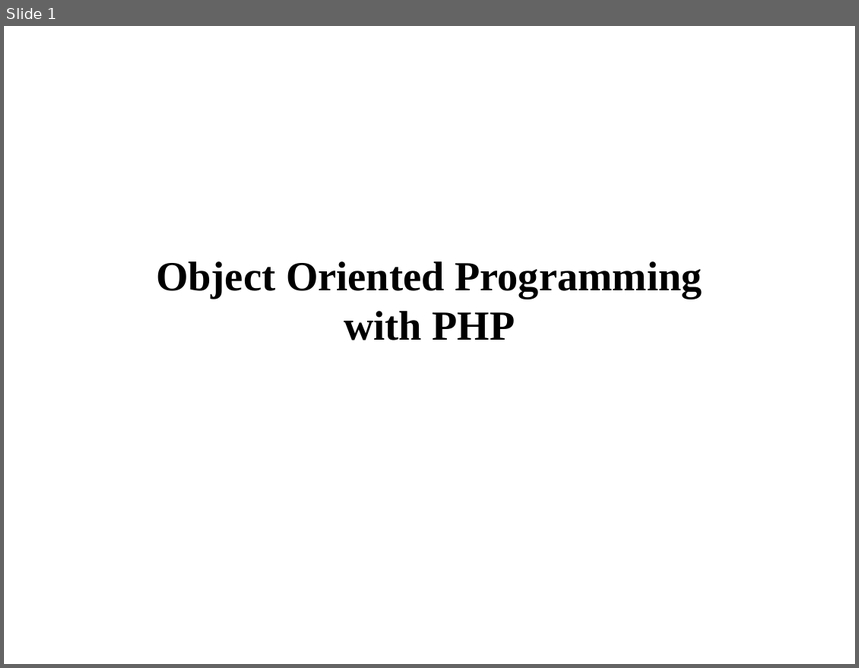
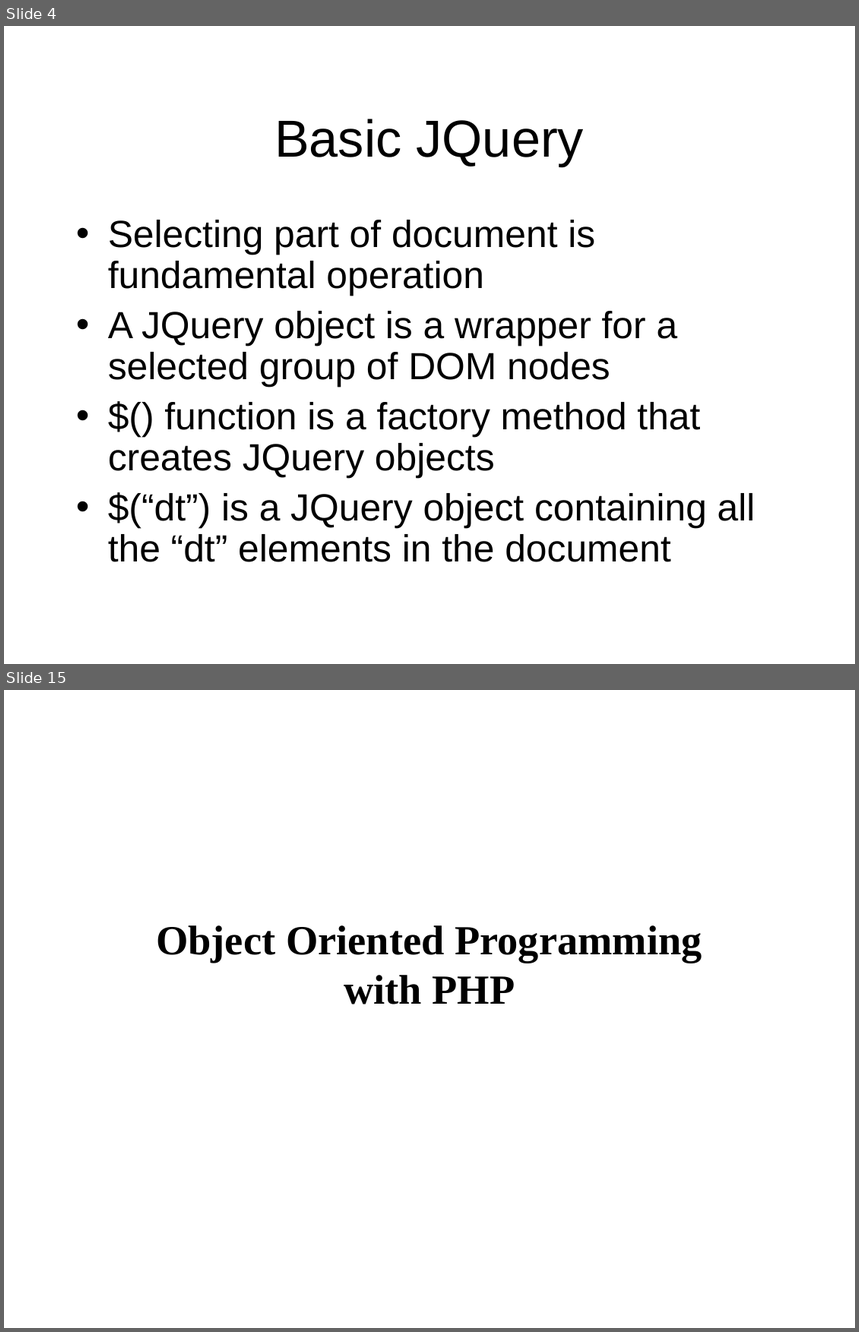
Before and after one commit to venerguevarra/php-workshop, a slide deck: presentation-deck/php.ppt. Shown one above the other, each under a label of ours: slide 1 before the commit, slides 4 and 15 after it; the slides between them are not shown. The pictures are 859x668 and 859x1332 pixels, drawn with LibreOffice and Linux fonts; fonts in the diff are those of the drawing. Boxes give left, top, right and bottom in pixels: in the first picture for what was removed or moved away, otherwise in the second. Text is boxed around its words. In the diff, an @@ line names an element or a change of style, - is before the commit and + after.

```diff
--- a/presentation-deck/php.ppt
+++ b/presentation-deck/php.ppt
@@ slide 4 added at <box>4,26,855,664</box>, background #FFFFFF @@
@@ text added at <box>275,119,584,166</box>, 44 pt, text #000000 @@
+Basic JQuery
@@ text added at <box>108,220,756,563</box>, 32 pt, text #000000 @@
+• Selecting part of document is fundamental operation
+• A JQuery object is a wrapper for a selected group of DOM nodes
+• $() function is a factory method that creates JQuery objects
+• $(“dt”) is a JQuery object containing all the “dt” elements in the document
@@ what was slide 1 is now slide 15 @@
```
Also in this commit, not shown: 13 other slides added, 1 other file.
